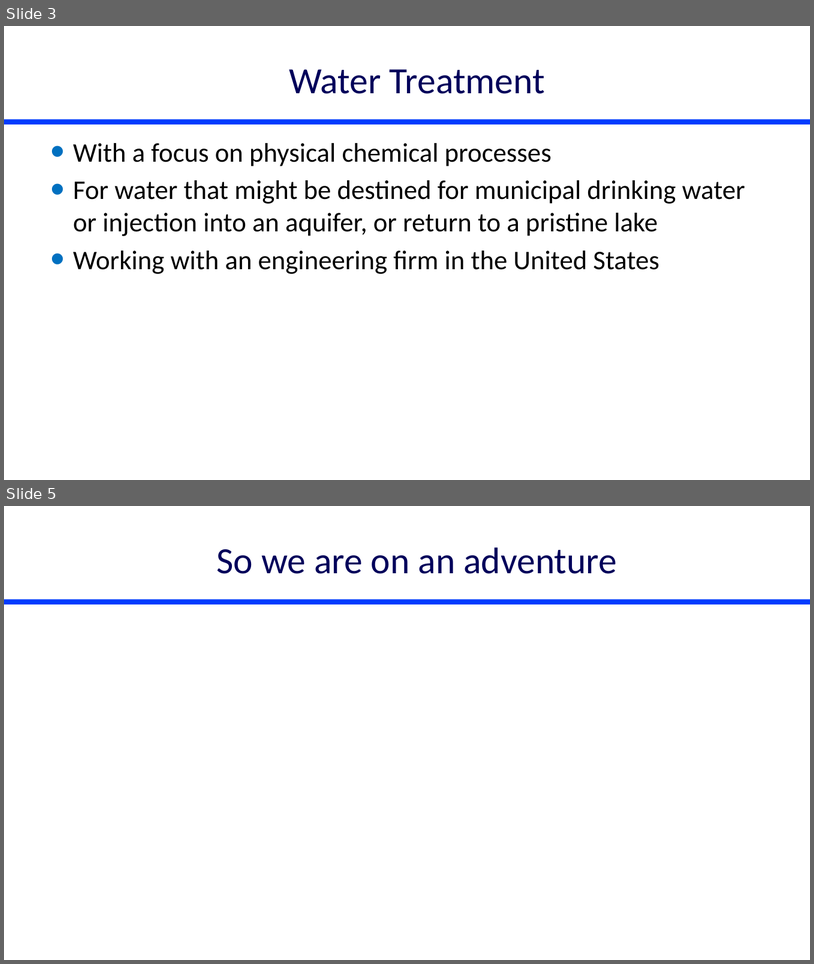
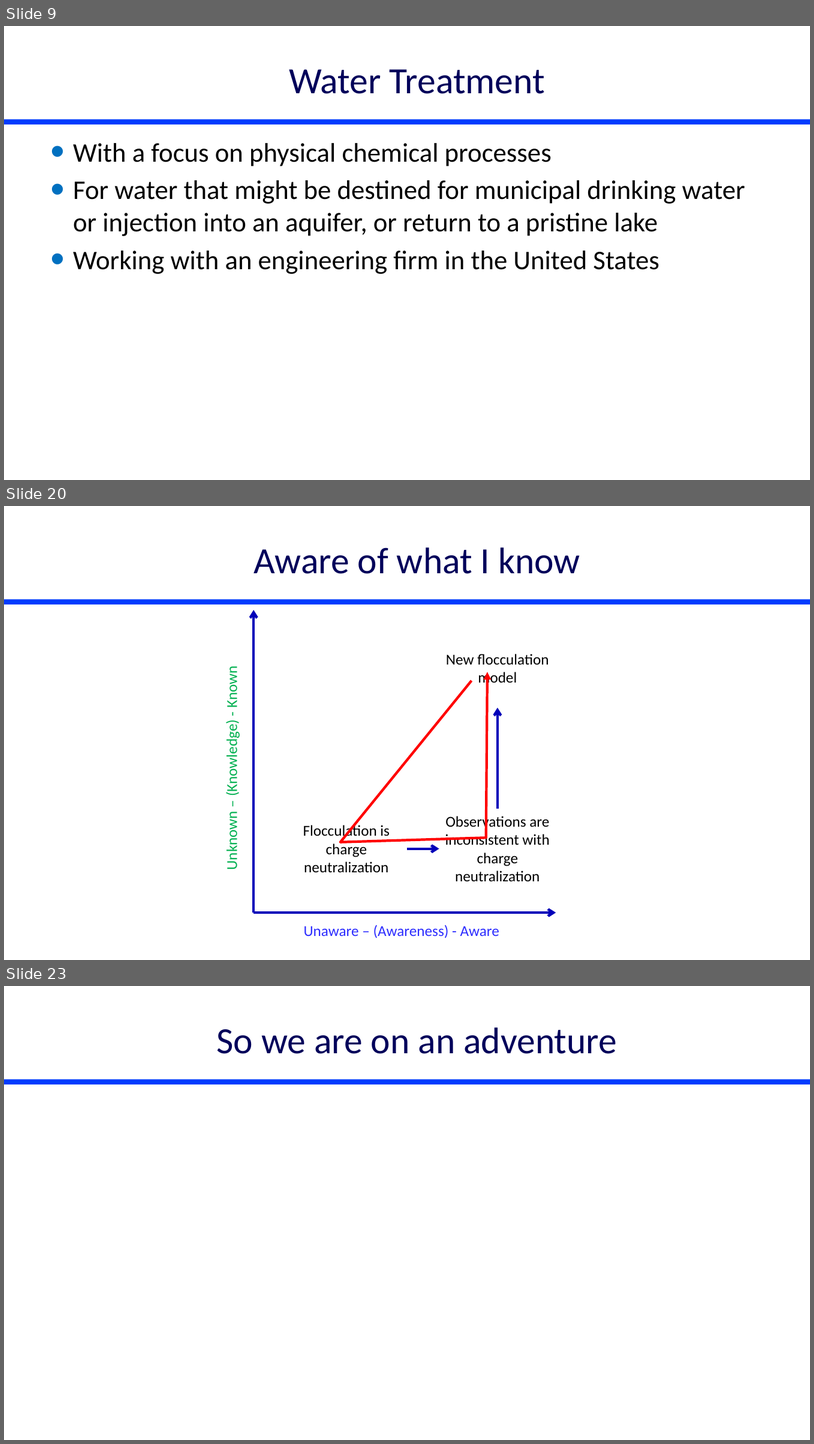
Before and after one commit to monroews/CEE4590, a slide deck: Lectures/Introduction.pptx. Shown one above the other, each under a label of ours: slides 3 and 5 before the commit, slides 9, 20 and 23 after it; the slides between them are not shown. The pictures are 814x964 and 814x1444 pixels, drawn with LibreOffice and Linux fonts; fonts in the diff are those of the drawing. Boxes give left, top, right and bottom in pixels: in the first picture for what was removed or moved away, otherwise in the second. Text is boxed around its words. In the diff, an @@ line names an element or a change of style, - is before the commit and + after.

```diff
--- a/Lectures/Introduction.pptx
+++ b/Lectures/Introduction.pptx
@@ slide 20 added at [4,506,810,960], background #FFFFFF; not listed: 1 template element that a slide beside it also shows @@
@@ title added at [254,547,581,574], 44 pt, text #00005A @@
+Aware of what I know
@@ arrow added from (254, 913) to (254, 610), #0300BA 3 pt @@
@@ text added at [446,654,549,686], 18 pt, text #000000 @@
+New flocculation model
@@ text added at [223,670,242,868], 18 pt, text #00B050 @@
+Unknown – (Knowledge) - Known
@@ freeform shape added at [341,672,488,842], outline #FF0000 3 pt @@
@@ arrow added from (498, 808) to (498, 708), #0300BA 3 pt @@
@@ text added at [303,823,390,873], 18 pt, text #000000 @@
+Flocculation is charge neutralization
@@ text added at [446,814,549,882], 18 pt, text #000000 @@
+Observations are inconsistent with charge neutralization
@@ arrow added from (407, 849) to (440, 849), #0300BA 3 pt @@
@@ arrow added from (254, 913) to (557, 913), #0300BA 3 pt @@
@@ text added at [304,925,500,938], 18 pt, text #2D2DFF @@
+Unaware – (Awareness) - Aware
@@ what was slide 3 is now slide 9 @@
@@ what was slide 5 is now slide 23 @@
```
Also in this commit, not shown: 1 slide changed, 21 other slides added, 1 slide removed, 4 other files.
